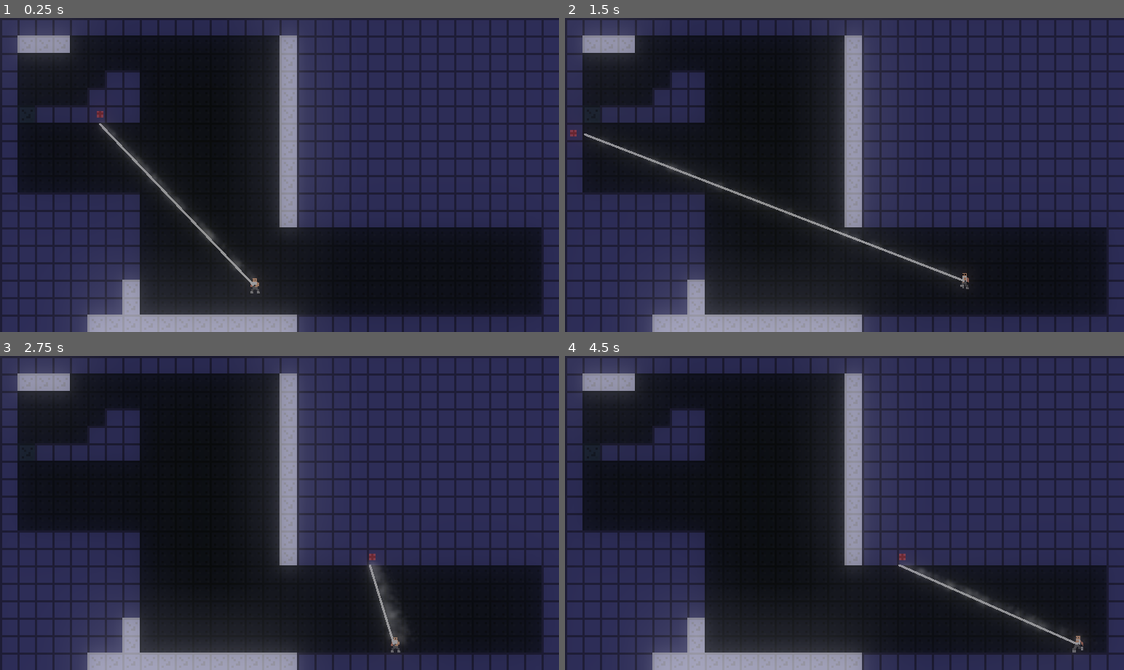
Above: before the commit, frames 1-4 (two rows, left to right).
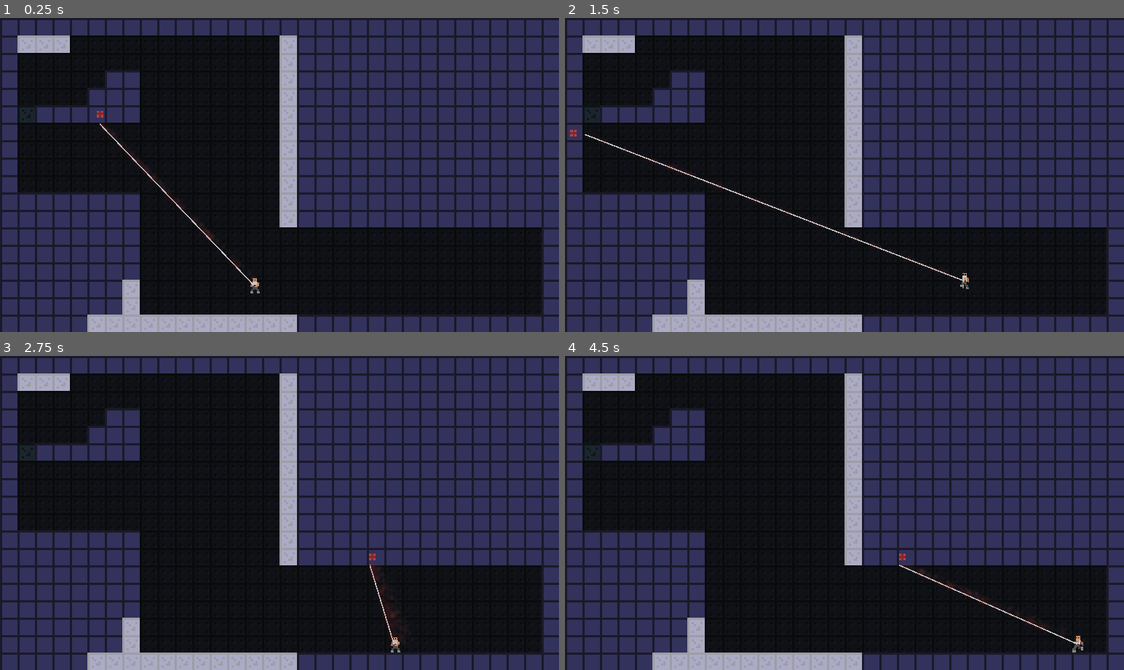
Above: after the commit, the same moments.

Repository: badsadcode/Portal_like_2D
Game: Godot game, scene res://scenes/world/World.tscn
The game is run twice, just before and just after one commit, with the same random seed, the same clock (stepped at 60 frames per second) and the same inputs.
Inputs (mouse positions are in pixels of both pictures, inside the frame that each line leads up to):
- Up to frame 1 (0.25 s): no input
- Up to frame 2 (1.5 s): move the mouse to (967, 159) at 0.52 s; hold D (right) from 0.53 s (still down); click (967, 159) at 0.6 s; tap Space (jump) at 0.77 s; move the mouse to (732, 190) at 1.27 s; tap Middle mouse button (m_mouse) at 1.35 s
- Up to frame 3 (2.75 s): tap Space (jump) at 1.52 s; move the mouse to (335, 443) at 2.02 s; release D (right) at 2.03 s; hold A (left) from 2.03 s (still down); right-click (335, 443) at 2.1 s
- Up to frame 4 (4.5 s): move the mouse to (816, 575) at 2.77 s; release A (left) at 2.78 s; hold D (right) 2.78-4.28 s; click (816, 575) at 2.85 s; tap Space (jump) at 3.02, 3.77 s; move the mouse to (1012, 560) at 3.52 s; tap Middle mouse button (m_mouse) at 3.6 s; move the mouse to (676, 465) at 4.27 s; hold A (left) from 4.28 s (still down); right-click (676, 465) at 4.35 s

The runs differ from the first frame. In frame 1, 4.6% of the frame differs, in the area x 3-55%, y 3-100%; in frame 2, 4.6%, in the area x 0-73%, y 3-100%; in frame 3, 4.3%; in frame 4, 4.4%.

Commit message:
trying to set color_ramp for laser_particles

Diff:
--- a/scenes/player/character_customization/CustomizablePlayer.tscn
+++ b/scenes/player/character_customization/CustomizablePlayer.tscn
@@ -6,6 +6,7 @@
 [ext_resource path="res://assets/player_sprites/hands_animation.png" type="Texture" id=4]
 [ext_resource path="res://scenes/player/character_customization/CustomizablePlayer.gd" type="Script" id=5]
 [ext_resource path="res://assets/player_sprites/laser_particles_texture.png" type="Texture" id=6]
+[ext_resource path="res://scenes/player/character_customization/laser_particles_color_ramp.tres" type="Texture" id=7]
 
 [sub_resource type="RectangleShape2D" id=1]
 extents = Vector2( 2, 3.5 )
@@ -142,14 +143,8 @@
 "speed": 10.0
 } ]
 
-[sub_resource type="Gradient" id=29]
-colors = PoolColorArray( 1, 1, 1, 0.105882, 1, 1, 1, 0 )
-
-[sub_resource type="GradientTexture" id=30]
-gradient = SubResource( 29 )
-
 [sub_resource type="Curve" id=27]
-_data = [ Vector2( 0, 0.819318 ), 0.0, 0.0, 0, 0, Vector2( 1, 0 ), 0.0, 0.0, 0, 0 ]
+_data = [ Vector2( 0, 0.556818 ), 0.0, 0.0, 0, 0, Vector2( 1, 0 ), 0.0, 0.0, 0, 0 ]
 
 [sub_resource type="CurveTexture" id=28]
 curve = SubResource( 27 )
@@ -165,7 +160,7 @@
 orbit_velocity_random = 0.0
 scale_random = 1.0
 scale_curve = SubResource( 28 )
-color_ramp = SubResource( 30 )
+color_ramp = ExtResource( 7 )
 
 [node name="CustomizablePlayer" type="KinematicBody2D"]
 script = ExtResource( 5 )
@@ -209,8 +204,9 @@
 scale = Vector2( 0.5, 0.5 )
 
 [node name="Laser_Glow" type="Line2D" parent="."]
+visible = false
 points = PoolVector2Array( 0, 0, 6.745, 0 )
-width = 1.013
+width = 0.83
 default_color = Color( 1, 1, 1, 1 )
 joint_mode = 2
 begin_cap_mode = 2
--- /dev/null
+++ b/scenes/player/character_customization/laser_particles_color_ramp.tres
@@ -0,0 +1,7 @@
+[gd_resource type="GradientTexture" load_steps=2 format=2]
+
+[sub_resource type="Gradient" id=29]
+colors = PoolColorArray( 0.758789, 0.115597, 0.115597, 0.105882, 1, 1, 1, 0 )
+
+[resource]
+gradient = SubResource( 29 )
--- a/scenes/player/playervars.gd
+++ b/scenes/player/playervars.gd
@@ -19,6 +19,7 @@
 onready var player_torso = player.get_node("Body/Torso")
 onready var player_arms = player.get_node("Body/Arms")
 onready var player_legs = player.get_node("Body/Legs")
+onready var player_laser_particles = player.get_node("Laser_Beam/Laser_Beam_Particles")
 var player_hat_model = "res://assets/player_sprites/hat_no_hat.png"
 
 
@@ -29,7 +30,7 @@
 	var texture_height = player_hat.texture.get_height()
 	player_hat.centered = false
 	player_hat.set_offset(Vector2(-texture_width/2, -texture_height))
-
+	player_laser_particles.process_material.color_ramp
 	player_hat.modulate = player_hat_color
 	player_torso.modulate = player_torso_color
 	player_legs.modulate = player_legs_color
--- a/scenes/world/World.tscn
+++ b/scenes/world/World.tscn
@@ -699,7 +699,7 @@
 [node name="Coord" parent="." instance=ExtResource( 6 )]
 
 [node name="CanvasModulate" type="CanvasModulate" parent="."]
-color = Color( 0.505882, 0.505882, 0.505882, 1 )
+color = Color( 0.796078, 0.796078, 0.796078, 1 )
 
 [node name="DebugWindow" parent="." instance=ExtResource( 7 )]
 margin_left = 2.65165
--- a/scenes/world/world_environment.tres
+++ b/scenes/world/world_environment.tres
@@ -3,8 +3,4 @@
 [resource]
 background_mode = 4
 glow_enabled = true
-glow_intensity = 1.04
-glow_strength = 1.08
-glow_bloom = 0.09
 glow_blend_mode = 0
-glow_hdr_scale = 1.39
Not shown: 1 places in scenes/player/character_customization/CustomizablePlayer.tscn that only renumber resources
